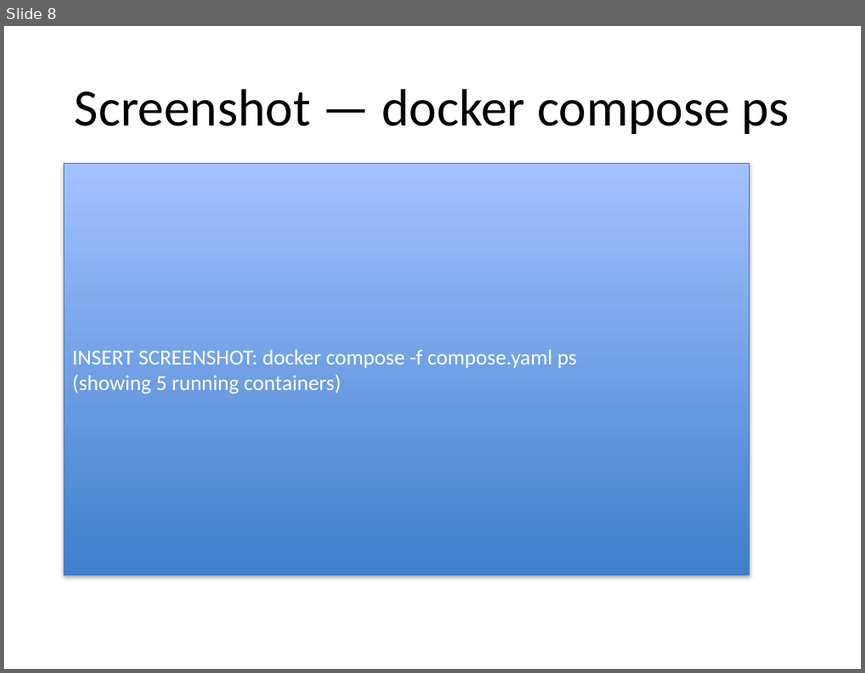
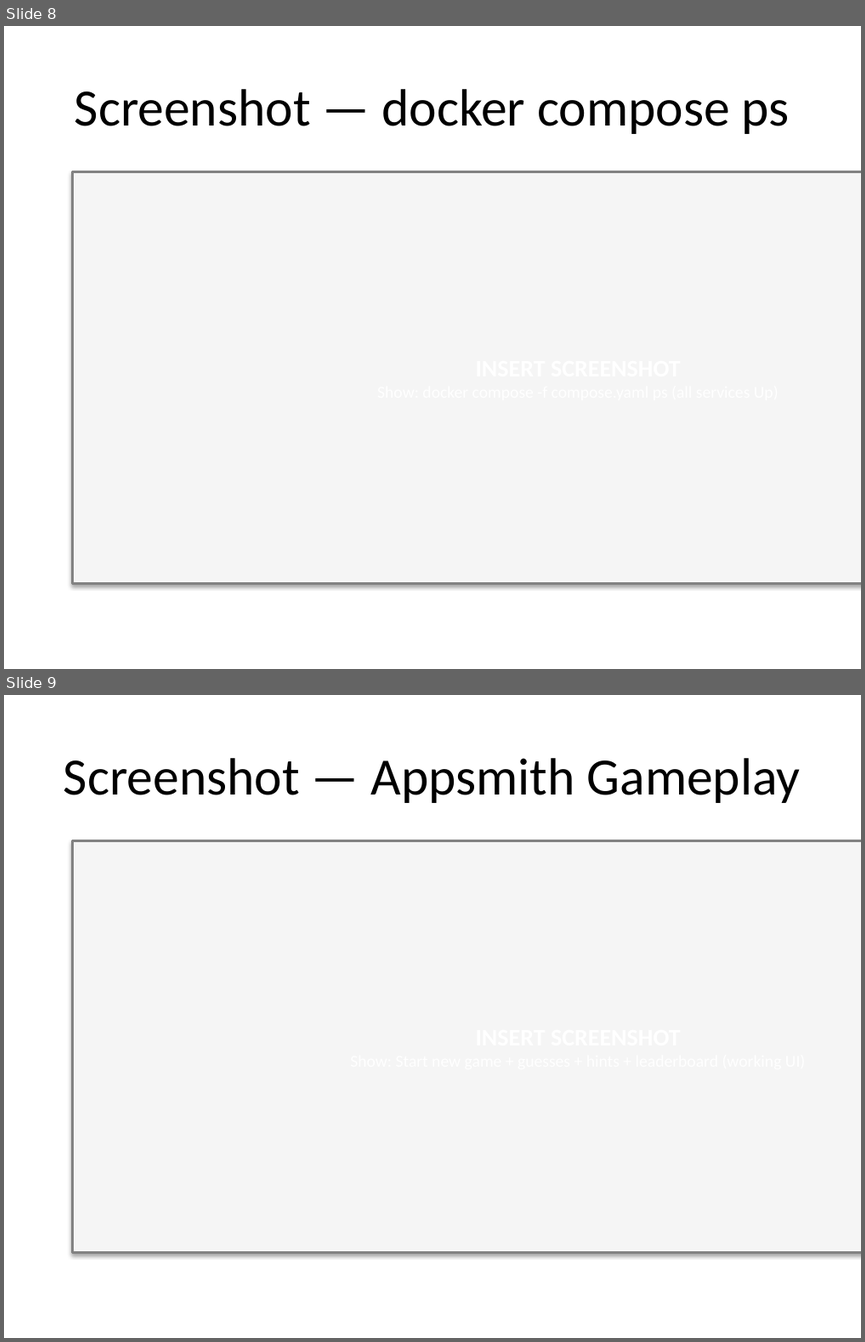
Before and after one commit to Alex-Veskoukis/WordGame-Exercise, a slide deck: presentation.pptx. Shown one above the other, each under a label of ours: slide 8 before the commit, slides 8 and 9 after it. The pictures are 865x673 and 865x1342 pixels, drawn with LibreOffice and Linux fonts; fonts in the diff are those of the drawing. Boxes give left, top, right and bottom in pixels: in the first picture for what was removed or moved away, otherwise in the second. Text is boxed around its words. In the diff, an @@ line names an element or a change of style, - is before the commit and + after.

```diff
--- a/presentation.pptx
+++ b/presentation.pptx
@@ slide 9 added at (4, 695, 861, 1338), background #FFFFFF @@
@@ title added at (64, 758, 800, 803), 44 pt, text #000000 @@
+Screenshot — Appsmith Gameplay
@@ rectangle added at (73, 840, 861, 1252), fill #F5F5F5, outline #828282 2 pt @@
@@ slide 8 changed as well @@
@@ rectangle: place and size @@
-rectangle at (64, 163, 749, 574)
+rectangle at (73, 171, 861, 583)
@@ rectangle at (73, 171, 861, 583): fill gradient #3F80CE to #A4C4FF to #F5F5F5; outline #4B7EBC 0.75 pt to #828282 2 pt @@
@@ text in rectangle at (72, 349, 577, 394): text removed @@
-INSERT SCREENSHOT: docker compose -f compose.yaml ps
-(showing 5 running containers)
```
Also in this commit, not shown: 6 other slides changed, 2 other slides added, 3 slides removed, 8 other files.
